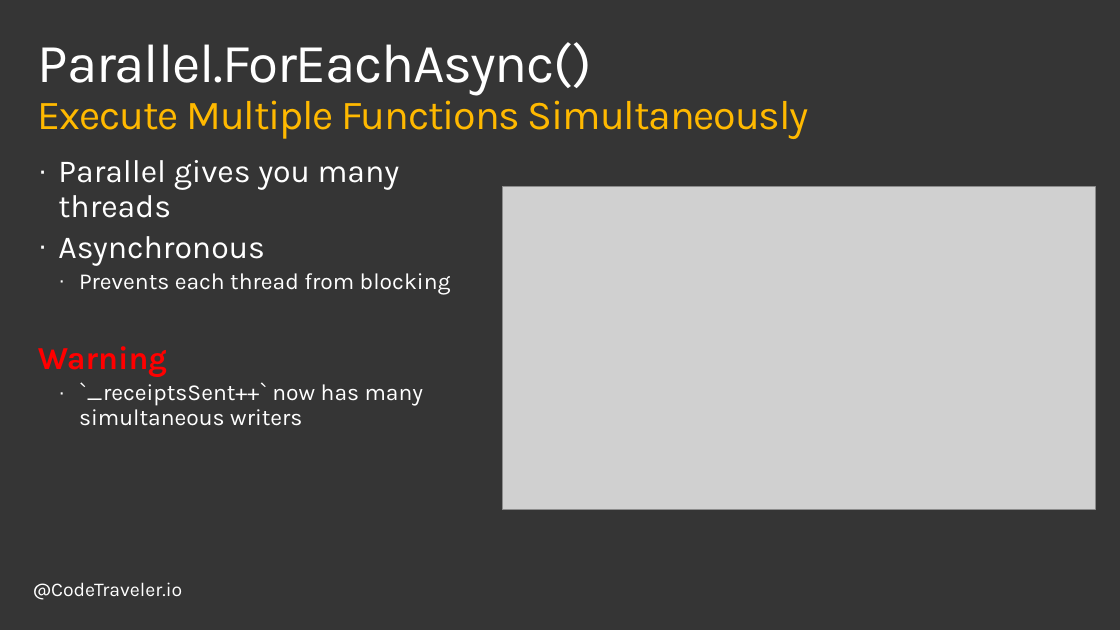
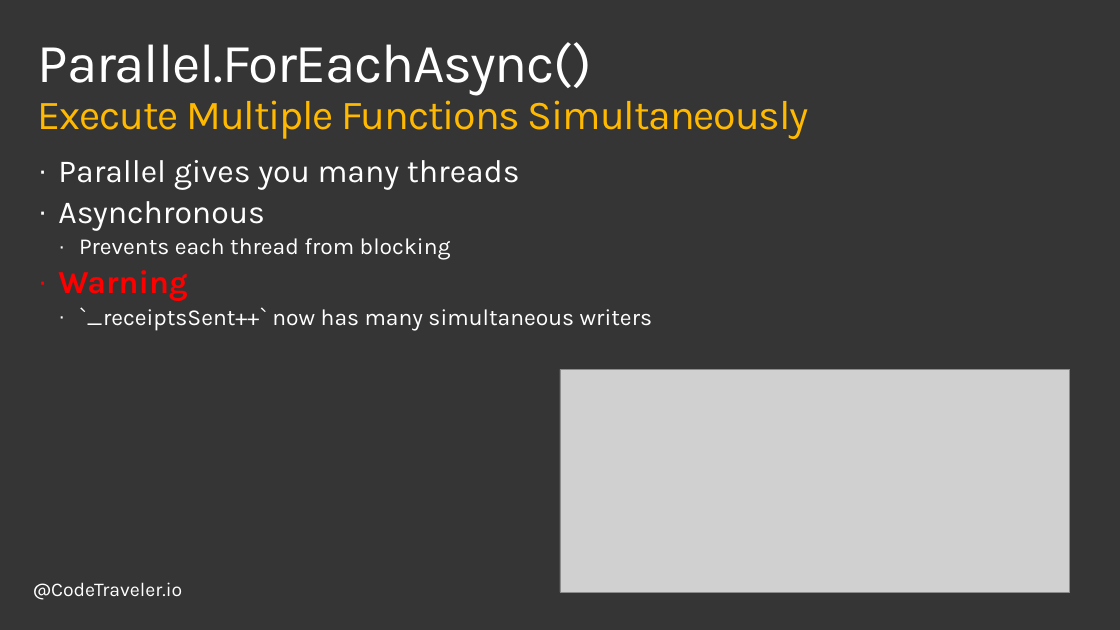
Before and after one commit to TheCodeTraveler/BecomeAnExpertWithAsyncAwait, a slide deck: slide 5 of 5. Asynchronous vs Parallel Programming/AsyncVsParallel.pptx. Drawn at 1120x630 pixels with LibreOffice and Linux fonts; fonts in the diff are those of the drawing; grey boxes stand for pictures; background and template pictures are left out. Boxes give left, top, right and bottom in pixels: in the first picture for what was removed or moved away, otherwise in the second. Text is boxed around its words. In the diff, an @@ line names an element or a change of style, - is before the commit and + after.

Commit message:
Update Asynchronous v Parallel

```diff
--- a/5. Asynchronous vs Parallel Programming/AsyncVsParallel.pptx
+++ b/5. Asynchronous vs Parallel Programming/AsyncVsParallel.pptx
@@ text at <box>58,270,187,301</box>: bullet none to · @@
@@ picture: place and size @@
-picture at <box>502,186,1095,509</box>
+picture at <box>560,370,1070,593</box>
```
Also in this commit, not shown: 6 other slides changed, 1 other file.
